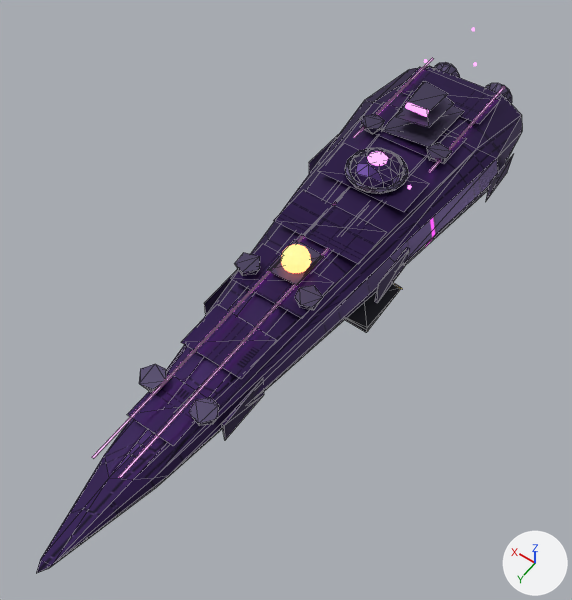
Two versions of the glTF model assets/star-strike/blender/ravager_lod1.glb, one commit apart.
Camera for both pictures: a 50 mm lens placed at (-48.3, 70.4, 105.7), pointed at (-0.9, 4.1, 1.5). The lights are fixed; the arrows at lower right show +X, +Y and +Z. The picture after the commit comes second. Mesh edges are drawn as thin lines on the coarser meshes. Where no turn or scale is listed for an object, it has been applied to the vertices.

Objects in the first picture: 'ArmorPlates', 'Bridge', 'EnergyStrips', 'Hangars', 'Hull', 'ShieldDome', 'TurretBases' and 6 more.
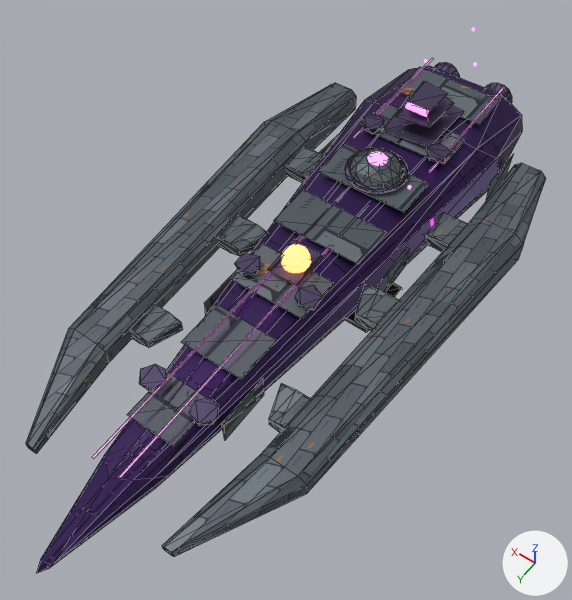
The change, as JSON lines over the scene's bpy script:
```json
{"op": "add", "block": "img_image_2", "code": ["img_image_2 = load_image('Image_2', '_unpacked/Image_2', 512, 512, 'sRGB')"]}
{"op": "set", "path": "mat_ravagerplate.texture", "old": "img_ravager_hull", "new": "img_image_2"}
{"op": "set", "path": "mat_ravagerplate.metallic", "old": "0.8", "new": "0.42"}
{"op": "set", "path": "mat_ravagerplate.roughness", "old": "0.4", "new": "0.57"}
{"op": "add", "block": "me_armored_flight_galleries", "code": ["me_armored_flight_galleries = bpy.data.meshes.new('Armored flight galleries')", "me_armored_flight_galleries.from_pydata(...)  # 160 vertices, 288 faces; spans x -28.0..28.0, y -47.0..48.0, z -2.5..4.5", "me_armored_flight_galleries.materials.append(mat_ravagerplate)  # picture img_image_2"]}
{"op": "add", "block": "ob_port_and_starboard_galleries", "code": ["ob_port_and_starboard_galleries = bpy.data.objects.new('Port and starboard galleries', me_armored_flight_galleries)", "ob_port_and_starboard_galleries.location = (0.0, 0.0, 0.0)"]}
```

Pixel boxes [x1, y1, x2, y2] of what changed, in the pictures (572 x 600 px):
```json
{"object": "Port and starboard galleries", "change": "added", "after": [26, 83, 546, 557]}
{"object": "ArmorPlates", "change": "surface changed", "before": [127, 67, 511, 446], "after": [127, 67, 511, 446]}
{"object": "ShieldDome", "change": "surface changed", "before": [349, 147, 404, 188], "after": [349, 147, 404, 188]}
```
